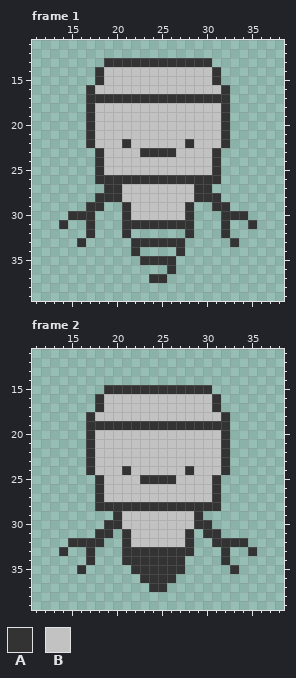
Pixel-art file, stored at new-game-project/Images/aseprite Files/robotBase.aseprite. Above, as it was before the edit.
50x50 pixels, 2 frames. Shown: frame 1: x 11..38, y 11..39; frame 2: x 11..38, y 11..39.
Palette (. is transparent): A #333333  B #c2c2c2
Now the later version:
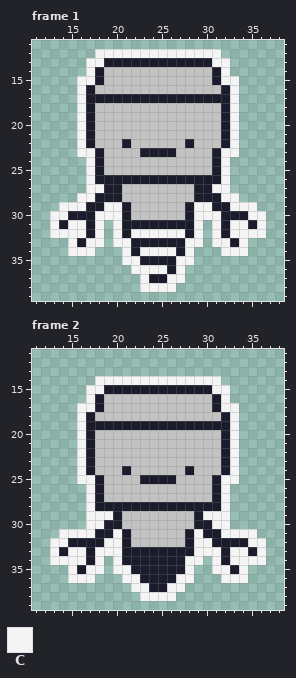
Colours new in this view: C #f4f4f4
Diff:
colour A: #333333 -> #1a1c2c
Frame 1, layer "robotred":
y 12: x 18..31 .............. -> CCCCCCCCCCCCCC
y 13: x 17..18 .. -> CC; x 31..32 .. -> CC
y 14: x 17 . -> C; x 32 . -> C
y 15: x 16..17 .. -> CC; x 32..33 .. -> CC
y 16..22: x 16 . -> C; x 33 . -> C
y 23: x 16..17 .. -> CC; x 32..33 .. -> CC
y 24..26: x 17 . -> C; x 32 . -> C
y 27: x 17..18 .. -> CC; x 31..32 .. -> CC
y 28: x 16..17 .. -> CC; x 32..33 .. -> CC
y 29: x 14..16 ... -> CCC; x 19..20 .. -> CC; x 29..30 .. -> CC; x 33..35 ... -> CCC
y 30: x 13..14 .. -> CC; x 18..20 ... -> CCC; x 29..31 ... -> CCC; x 35..36 .. -> CC
y 31: x 13 . -> C; x 15..16 .. -> CC; x 18 . -> C; x 20 . -> C; x 29 . -> C; x 31 . -> C; x 33..34 .. -> CC; x 36 . -> C
y 32: x 13..16 .... -> CCCC; x 18 . -> C; x 20 . -> C; x 22..27 ...... -> CCCCCC; x 29 . -> C; x 31 . -> C; x 33..36 .... -> CCCC
y 33: x 15 . -> C; x 17..18 .. -> CC; x 20..21 .. -> CC; x 28..29 .. -> CC; x 31..32 .. -> CC; x 34 . -> C
y 34: x 15..17 ... -> CCC; x 21 . -> C; x 23..26 .... -> CCCC; x 28 . -> C; x 32..34 ... -> CCC
y 35: x 21..22 .. -> CC; x 27..28 .. -> CC
y 36: x 22..25 .... -> CCCC; x 27 . -> C
y 37: x 23 . -> C; x 26..27 .. -> CC
y 38: x 23..26 .... -> CCCC
Frame 2, layer "robotred":
y 14: x 18..31 .............. -> CCCCCCCCCCCCCC
y 15: x 17..18 .. -> CC; x 31..32 .. -> CC
y 16: x 17 . -> C; x 32 . -> C
y 17: x 16..17 .. -> CC; x 32..33 .. -> CC
y 18..24: x 16 . -> C; x 33 . -> C
y 25: x 16..17 .. -> CC; x 32..33 .. -> CC
y 26..28: x 17 . -> C; x 32 . -> C
y 29: x 17..19 ... -> CCC; x 30..32 ... -> CCC
y 30: x 17..18 .. -> CC; x 31..32 .. -> CC
y 31: x 14..17 .... -> CCCC; x 20 . -> C; x 29 . -> C; x 32..35 .... -> CCCC
y 32: x 13..14 .. -> CC; x 19..20 .. -> CC; x 29..30 .. -> CC; x 35..36 .. -> CC
y 33: x 13 . -> C; x 15..16 .. -> CC; x 18..20 ... -> CCC; x 29..31 ... -> CCC; x 33..34 .. -> CC; x 36 . -> C
y 34: x 13..16 .... -> CCCC; x 18 . -> C; x 20 . -> C; x 28..29 .. -> CC; x 31 . -> C; x 33..36 .... -> CCCC
y 35: x 15 . -> C; x 17..18 .. -> CC; x 20..21 .. -> CC; x 28 . -> C; x 31..32 .. -> CC; x 34 . -> C
y 36: x 15..17 ... -> CCC; x 21..22 .. -> CC; x 27..28 .. -> CC; x 32..34 ... -> CCC
y 37: x 22..23 .. -> CC; x 26..27 .. -> CC
y 38: x 23..26 .... -> CCCC
